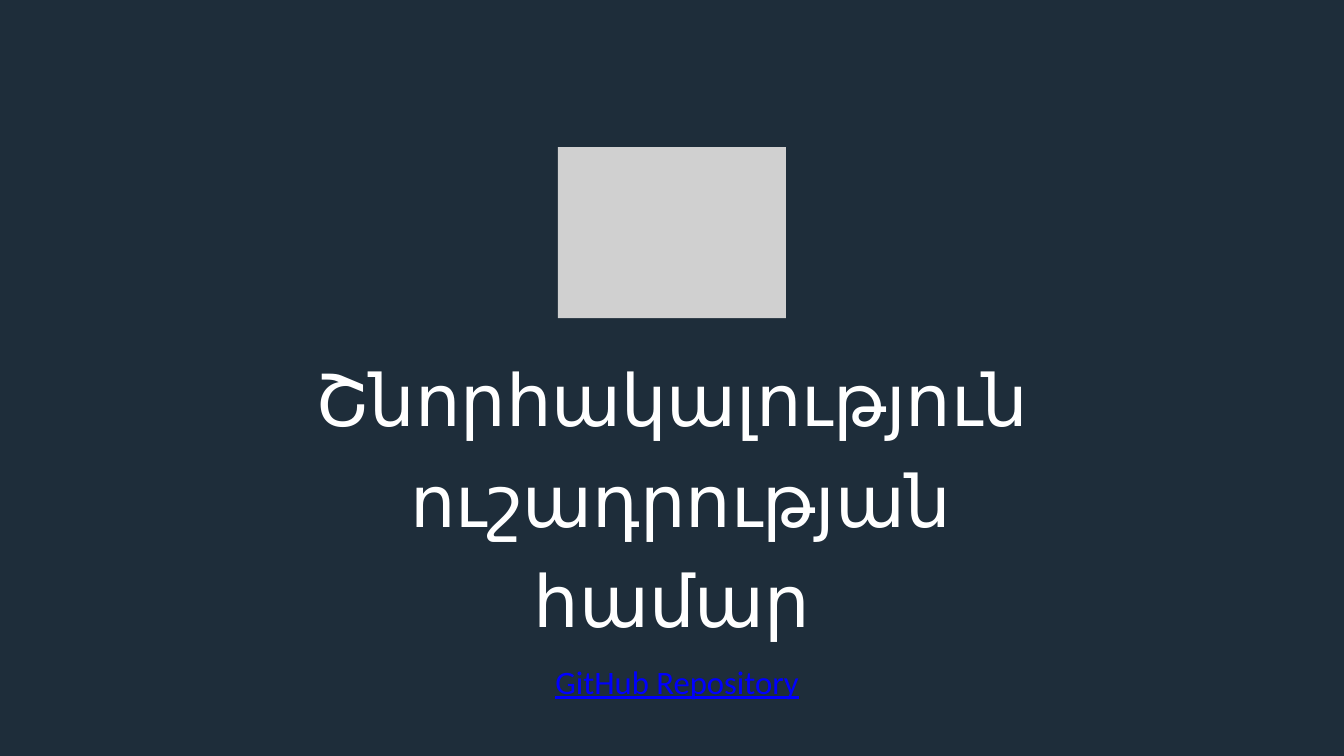
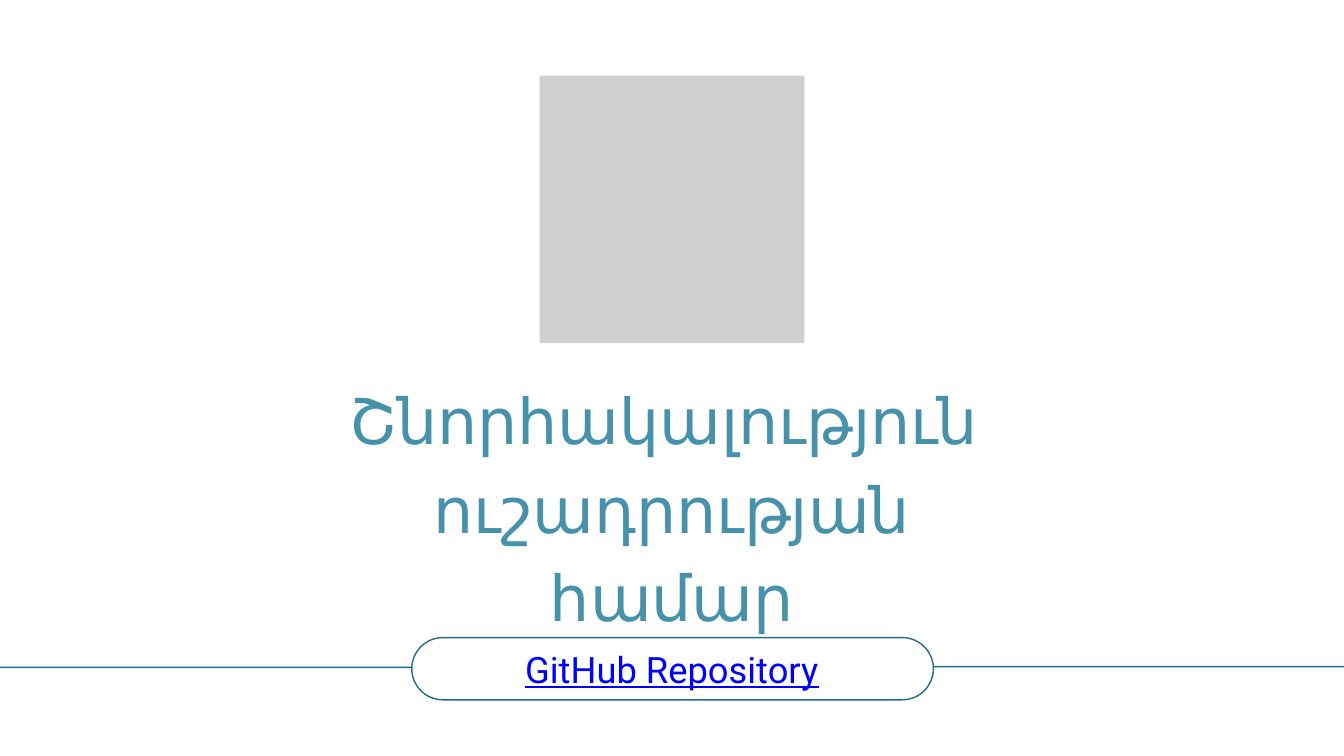
Before and after one commit to AstxMargaryan/mi_sharq_makerevuytneri_mijocov_avtochanaprhneri_taracakan_modelavorman_masin, a slide deck: slide 28 of diplomayin.pptx (slide 17 before the commit). Drawn at 1344x756 pixels with LibreOffice and Linux fonts; fonts in the diff are those of the drawing; grey boxes stand for pictures. Boxes give left, top, right and bottom in pixels: in the first picture for what was removed or moved away, otherwise in the second. Text is boxed around its words. In the diff, an @@ line names an element or a change of style, - is before the commit and + after.

```diff
--- a/diplomayin.pptx
+++ b/diplomayin.pptx
@@ background #1E2D3A to #FFFFFF @@
@@ picture: place and size @@
-picture at [558,147,786,318]
+picture at [540,75,804,343]
@@ text "Շնորհակալություն": place and size @@
-text "Շնորհակալություն" at [315,371,1028,642]
+text "Շնորհակալություն" at [349,396,978,634]
@@ text "Շնորհակալություն" at [349,396,978,634]: size 77 to 67.9 pt, text colour #FFFFFF to #4891AB; line spacing 107.8pt to 95.1pt @@
@@ freeform shape added at [412,638,933,700], outline #236D89 1.5 pt @@
@@ text "GitHub Repository": place and size @@
-text "GitHub Repository" at [555,671,798,700]
+text "GitHub Repository" at [525,655,818,691]
@@ text "GitHub Repository" at [525,655,818,691]: size 35 to 38.9 pt, font Calibri to Roboto; alignment left to centre; line spacing 1 to 54.5pt @@
@@ line added from (0, 667) to (412, 667), #236D89 1.5 pt @@
@@ line added from (933, 667) to (1344, 667), #236D89 1.5 pt @@
```
Also in this commit, not shown: 1 other slide changed, 26 slides added, 15 slides removed.
